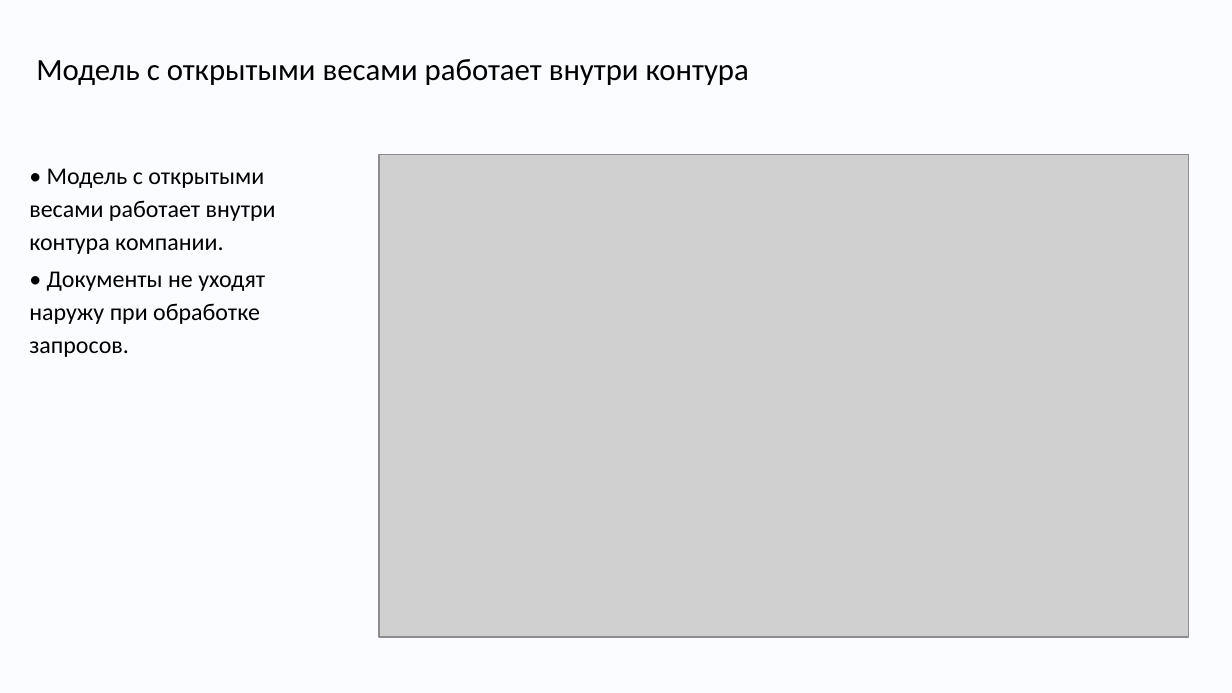
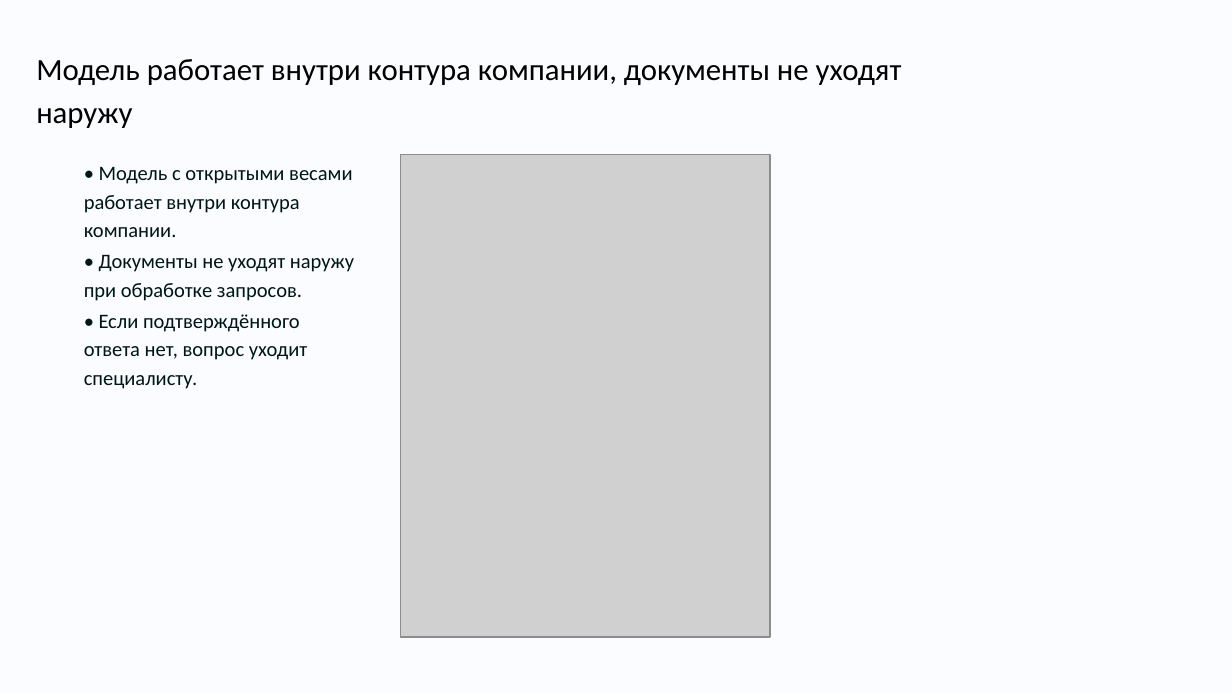
Before and after one commit to temurysega/lct_vk, a slide deck: slide 5 of deliverables/vk-tech-focus.pptx (slide 6 before the commit). Drawn at 1232x693 pixels with LibreOffice and Linux fonts; fonts in the diff are those of the drawing; grey boxes stand for pictures; background and template pictures are left out. Boxes give left, top, right and bottom in pixels: in the first picture for what was removed or moved away, otherwise in the second. Text is boxed around its words. In the diff, an @@ line names an element or a change of style, - is before the commit and + after.

```diff
--- a/deliverables/vk-tech-focus.pptx
+++ b/deliverables/vk-tech-focus.pptx
@@ title at (36,59,902,128): text changed @@
-Модель с открытыми весами работает внутри контура
+Модель работает внутри контура компании, документы не уходят наружу
@@ text "• Модель с открытыми весами ...": place and size @@
-text "• Модель с открытыми весами ..." at (29,168,276,357)
+text "• Модель с открытыми весами ..." at (84,167,354,389)
@@ text at (84,167,354,301): size 14 to 12 pt, text colour #000000 to #001515 in "• Модель с открытыми весами работает внутри ...", "• Документы не уходят наружу при обработке ..." @@
@@ picture: place and size @@
-picture at (379,154,1189,637)
+picture at (400,154,770,637)
@@ text at (84,314,308,389): paragraph added @@
+• Если подтверждённого ответа нет, вопрос уходит специалисту.
```
Also in this commit, not shown: 5 other slides changed, 4 slides added, 6 slides removed, 30 other files.
